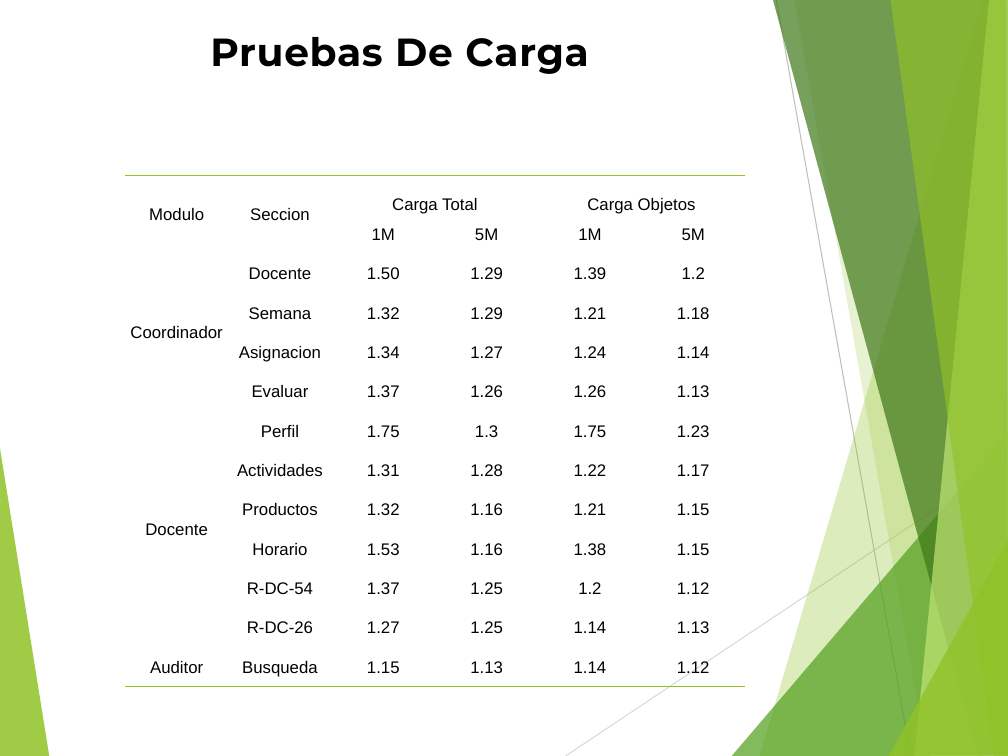
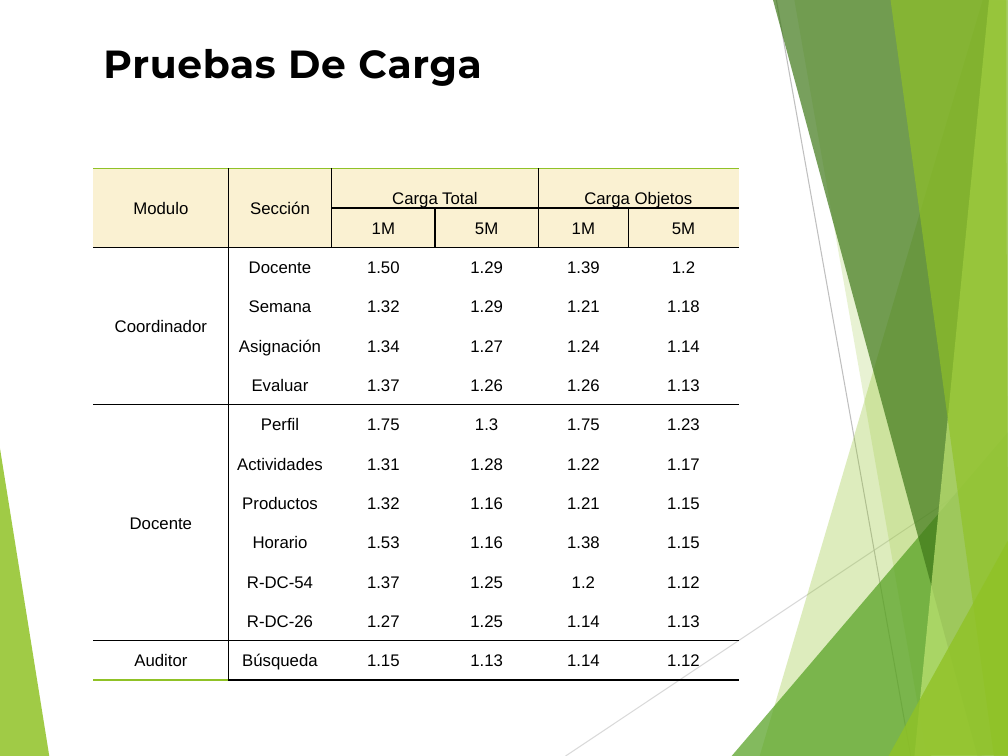
Before and after one commit to andy645jh/ProyectoGrado, a slide deck: slide 14 of extras/docs/rdc_presentacion.pptx. Drawn at 1008x756 pixels with LibreOffice and Linux fonts; fonts in the diff are those of the drawing. Boxes give left, top, right and bottom in pixels: in the first picture for what was removed or moved away, otherwise in the second. Text is boxed around its words. In the diff, an @@ line names an element or a change of style, - is before the commit and + after.

```diff
--- a/extras/docs/rdc_presentacion.pptx
+++ b/extras/docs/rdc_presentacion.pptx
@@ text "Pruebas De Carga": place and size @@
-text "Pruebas De Carga" at box(210, 37, 589, 74)
+text "Pruebas De Carga" at box(103, 49, 482, 86)
@@ table at box(94, 168, 740, 680) @@
-row 1, column 2: Seccion
+row 1, column 2: Sección
-row 5, column 2: Asignacion
+row 5, column 2: Asignación
-row 13, column 2: Busqueda
+row 13, column 2: Búsqueda
@@ fill none to #FAF1D2 in 8 cells @@
@@ borders changed @@
@@ table: place and size @@
-table at box(125, 175, 748, 687)
+table at box(94, 168, 740, 680)
```
Also in this commit, not shown: 8 other slides changed.
